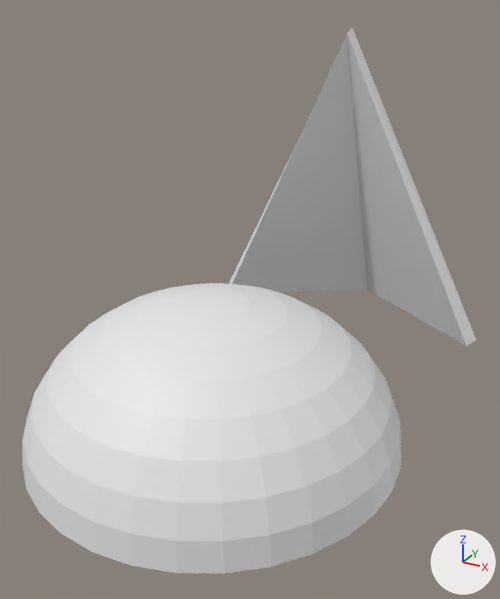
The Blender file public/model/eye.blend: old version first, new version second.
One viewpoint serves both versions: a camera (50 mm lens) standing at (1.7, -2.68, 2.2) and looking at (-0.06, 0.51, 0.61). Every picture has the same lights, and +X, +Y and +Z are marked at lower right.

Names of what the first picture shows: 'ear', 'eye'.
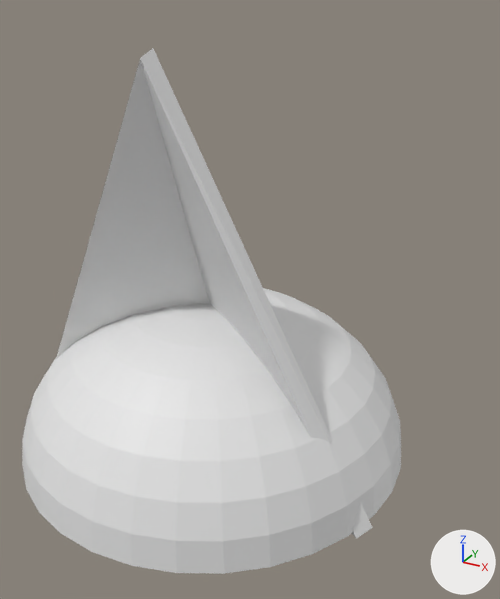
Boxes (x1, y1, x2, y2) around the edits, measured in the pictures (500 x 599 px):
'ear', moved
    before: (229, 28, 476, 346)
    after: (56, 48, 373, 539)

Edits to the bpy script that builds the scene:
```text
Change ob_ear:
    ob_ear.location: (0.0, 2.48, 0.0) -> (0.0, 0.369, 0.0)
```
